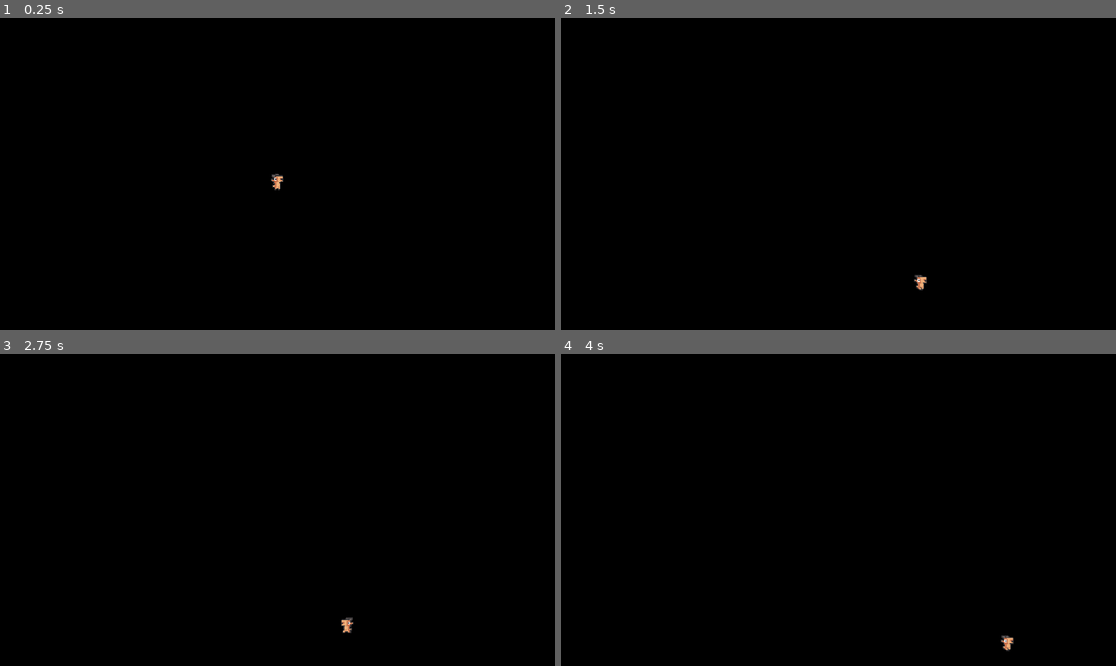
Above: before the commit, frames 1-4 (two rows, left to right).
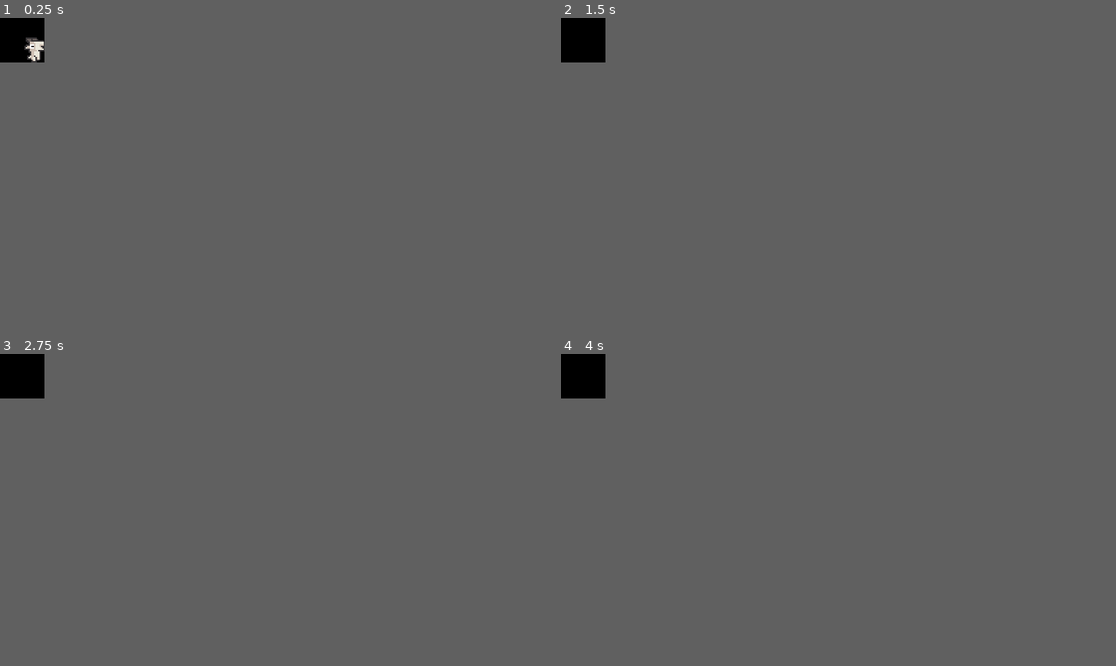
Above: after the commit, the same moments.

Repository: Razaann/My-Desktop-Goat
Game: Godot game, scene res://Scenes/game_1.tscn
Two runs of this game, one before a commit and one after it. Both use one fixed random seed, a clock stepped at 60 frames per second and the inputs below. Before the commit the project starts from res://Scenes/game.tscn.
Inputs:
- Up to frame 1 (0.25 s): no input
- Up to frame 2 (1.5 s): tap Enter (ui_accept) at 0.5, 0.6, 0.77, 1.07, 1.35 s; hold Right (ui_right) from 0.53 s (still down)
- Up to frame 3 (2.75 s): tap Enter (ui_accept) at 1.52, 1.82, 2.1 s; release Right (ui_right) at 2.03 s; hold Left (ui_left) from 2.03 s (still down)
- Up to frame 4 (4 s): release Left (ui_left) at 2.78 s; hold Right (ui_right) from 2.78 s (still down); tap Enter (ui_accept) at 2.85, 3.02, 3.32, 3.6, 3.77 s
In our replay, the window is 799x449 before the commit and 64x64 after it. These sizes can differ from the game's own. Grey fills any space a smaller window leaves; there, only what the larger window draws over its background counts as a difference.

The runs differ from the first frame. In frame 1, 0.3% of the frame differs, in the area x 4-52%, y 6-56%; in frame 2, less than 0.1%; in frame 3, less than 0.1%; in frame 4, less than 0.1%.

Commit message:
Add new game scene and update goat behavior
Introduces a new game_1 scene and script with window positioning logic. Refactors goat.gd for autonomous movement and wall collision handling, updates goat.tscn to use a new sprite and collision shape, and adjusts project settings for a small, transparent, always-on-top window. Also adds new resources and updates collision shapes for improved accuracy.

Diff:
--- a/Codes/game.gd
+++ b/Codes/game.gd
@@ -7,6 +7,12 @@
 func _ready():
 	# Set background to be transparent
 	get_tree().get_root().set_transparent_background(true)
+	get_window().mouse_passthrough = true
+
+	# Passthrough polygon (from goat)
+	var goat = $Goat
+	var poly2d: Polygon2D = goat.get_node("Polygon2D")
+	get_window().mouse_passthrough_polygon = poly2d.polygon
 
 # Called every frame. 'delta' is the elapsed time since the previous frame.
 func _process(delta):
--- /dev/null
+++ b/Codes/game_1.gd
@@ -0,0 +1,14 @@
+extends Node2D
+
+@onready var goat = $Goat
+@onready var win := get_window()
+
+# goat is 48x48, window is 64x64, so offset centers the sprite
+var offset := Vector2i(24, 922)
+
+func _physics_process(delta):
+	# NEED TO FIX THE DELAY WINDOWS
+	win.position = Vector2i(goat.global_position) + offset
+
+func _ready():
+	pass
--- a/Codes/goat.gd
+++ b/Codes/goat.gd
@@ -1,61 +1,45 @@
 extends CharacterBody2D
 
+const SPEED = 75.0
 
-const SPEED = 300.0
-const JUMP_VELOCITY = -400.0
-
-var start_position: Vector2
-@export var patrol_distance = 200.0 # Try to randomize it
-var left_limit: float
-var right_limit: float
+var move_direction: int = 0 # -1 = left, 0 = idle, 1 = right
 
 func _ready():
-	start_position = global_position
-	left_limit = start_position.x - patrol_distance / 2
-	right_limit = start_position.x + patrol_distance / 2
+	randomize()
+	choose_random_direction()
 
 func _physics_process(delta):
-	# Add the gravity.
+	# Apply gravity
 	if not is_on_floor():
 		velocity += get_gravity() * delta
 
-	# Handle jump.
-	if Input.is_action_just_pressed("ui_accept") and is_on_floor():
-		velocity.y = JUMP_VELOCITY
+	movement()
 
-	# Get the input direction and handle the movement/deceleration.
-	# As good practice, you should replace UI actions with custom gameplay actions.
-	var direction = Input.get_axis("ui_left", "ui_right")
-	if direction:
+	# Move and check collisions
+	var prev_velocity_x = velocity.x
+	move_and_slide()
+
+	# If we were moving but x-velocity becomes 0 -> we hit a wall
+	if move_direction != 0 and is_on_wall():
+		move_direction = 0
+		await get_tree().create_timer(0.5).timeout
+		move_direction *= -1  # turn around
+
+func movement():
+	if move_direction == -1:
 		$GoatSprite.play("walk")
-		if direction < 0:
-			$GoatSprite.flip_h = true
-			velocity.x = direction * SPEED
-		elif direction > 0:
-			$GoatSprite.flip_h = false
-			velocity.x = direction * SPEED
+		$GoatSprite.flip_h = true
+		velocity.x = -SPEED
+	elif move_direction == 1:
+		$GoatSprite.play("walk")
+		$GoatSprite.flip_h = false
+		velocity.x = SPEED
 	else:
 		$GoatSprite.play("idle")
 		velocity.x = move_toward(velocity.x, 0, SPEED)
 
-	move_and_slide()
-
-#func patrol_movement():
-	## Move in patrol direction
-	#velocity.x = patrol_direction * patrol_speed
-#
-	## Turn around if we reach the patrol boundaries
-	#if patrol_direction < 0 and global_position.x <= left_limit:
-		#patrol_direction = 0
-		#await get_tree().create_timer(1.0).timeout
-		#patrol_direction = 1
-	#elif patrol_direction > 0 and global_position.x >= right_limit:
-		#patrol_direction = 0
-		#await get_tree().create_timer(1.0).timeout
-		#patrol_direction = -1
-	#
-	## Flip sprite based on movement direction
-	#if patrol_direction > 0:
-		#animated_sprite.flip_h = false
-	#elif patrol_direction < 0:
-		#animated_sprite.flip_h = true
+func choose_random_direction():
+	# Pick a new random direction every 1–3 seconds
+	move_direction = randi_range(-1, 1)
+	await get_tree().create_timer(randf_range(1.5, 3.0)).timeout
+	choose_random_direction()
--- /dev/null
+++ b/Scenes/game_1.tscn
@@ -0,0 +1,31 @@
+[gd_scene load_steps=5 format=3 uid="uid://chmmqmurv0hts"]
+
+[ext_resource type="PackedScene" uid="uid://c4w3kwwijjhwi" path="res://Scenes/goat.tscn" id="1_o8rjv"]
+[ext_resource type="Script" uid="uid://2u2hmcgui0jn" path="res://Codes/game_1.gd" id="1_oux1a"]
+
+[sub_resource type="RectangleShape2D" id="RectangleShape2D_5ifk3"]
+size = Vector2(1080, 8)
+
+[sub_resource type="RectangleShape2D" id="RectangleShape2D_o8rjv"]
+size = Vector2(8, 64)
+
+[node name="Game1" type="Node2D"]
+script = ExtResource("1_oux1a")
+
+[node name="Wall" type="StaticBody2D" parent="."]
+
+[node name="CollisionShape2D" type="CollisionShape2D" parent="Wall"]
+position = Vector2(540, 68)
+shape = SubResource("RectangleShape2D_5ifk3")
+
+[node name="CollisionShape2D2" type="CollisionShape2D" parent="Wall"]
+position = Vector2(4, 32)
+shape = SubResource("RectangleShape2D_o8rjv")
+
+[node name="CollisionShape2D3" type="CollisionShape2D" parent="Wall"]
+position = Vector2(1076, 32)
+shape = SubResource("RectangleShape2D_o8rjv")
+
+[node name="Goat" parent="." instance=ExtResource("1_o8rjv")]
+position = Vector2(32, 45)
+scale = Vector2(2, 2)
--- a/Scenes/goat.tscn
+++ b/Scenes/goat.tscn
@@ -1,75 +1,69 @@
 [gd_scene load_steps=15 format=3 uid="uid://c4w3kwwijjhwi"]
 
 [ext_resource type="Script" uid="uid://bx3g6awh2m2vy" path="res://Codes/goat.gd" id="1_ickow"]
-[ext_resource type="Texture2D" uid="uid://bb6d7fdkmwf18" path="res://Assets/Goat Characters/brown.png" id="1_sfahy"]
-[ext_resource type="Shape2D" uid="uid://c0yji0om1grgb" path="res://Scenes/goatcol.tres" id="3_jsmmk"]
+[ext_resource type="Texture2D" uid="uid://ccgwnax31cr7" path="res://Assets/Goat Characters/white.png" id="2_jsmmk"]
+[ext_resource type="Shape2D" uid="uid://d3warehuaiqm0" path="res://Scenes/goatcol1.tres" id="3_jsmmk"]
 
-[sub_resource type="AtlasTexture" id="AtlasTexture_ickow"]
-atlas = ExtResource("1_sfahy")
+[sub_resource type="AtlasTexture" id="AtlasTexture_umr8r"]
+atlas = ExtResource("2_jsmmk")
 region = Rect2(0, 0, 24, 24)
 
-[sub_resource type="AtlasTexture" id="AtlasTexture_jsmmk"]
-atlas = ExtResource("1_sfahy")
+[sub_resource type="AtlasTexture" id="AtlasTexture_icpbp"]
+atlas = ExtResource("2_jsmmk")
 region = Rect2(24, 0, 24, 24)
 
-[sub_resource type="AtlasTexture" id="AtlasTexture_umr8r"]
-atlas = ExtResource("1_sfahy")
+[sub_resource type="AtlasTexture" id="AtlasTexture_33es1"]
+atlas = ExtResource("2_jsmmk")
 region = Rect2(48, 0, 24, 24)
 
-[sub_resource type="AtlasTexture" id="AtlasTexture_icpbp"]
-atlas = ExtResource("1_sfahy")
+[sub_resource type="AtlasTexture" id="AtlasTexture_ry7rs"]
+atlas = ExtResource("2_jsmmk")
 region = Rect2(72, 0, 24, 24)
 
-[sub_resource type="AtlasTexture" id="AtlasTexture_33es1"]
-atlas = ExtResource("1_sfahy")
+[sub_resource type="AtlasTexture" id="AtlasTexture_8e7cv"]
+atlas = ExtResource("2_jsmmk")
 region = Rect2(0, 24, 24, 24)
 
-[sub_resource type="AtlasTexture" id="AtlasTexture_ry7rs"]
-atlas = ExtResource("1_sfahy")
+[sub_resource type="AtlasTexture" id="AtlasTexture_cjgif"]
+atlas = ExtResource("2_jsmmk")
 region = Rect2(24, 24, 24, 24)
 
-[sub_resource type="AtlasTexture" id="AtlasTexture_8e7cv"]
-atlas = ExtResource("1_sfahy")
+[sub_resource type="AtlasTexture" id="AtlasTexture_8ghs4"]
+atlas = ExtResource("2_jsmmk")
 region = Rect2(48, 24, 24, 24)
 
-[sub_resource type="AtlasTexture" id="AtlasTexture_cjgif"]
-atlas = ExtResource("1_sfahy")
+[sub_resource type="AtlasTexture" id="AtlasTexture_5f133"]
+atlas = ExtResource("2_jsmmk")
 region = Rect2(72, 24, 24, 24)
 
-[sub_resource type="AtlasTexture" id="AtlasTexture_8ghs4"]
-atlas = ExtResource("1_sfahy")
+[sub_resource type="AtlasTexture" id="AtlasTexture_rtwph"]
+atlas = ExtResource("2_jsmmk")
 region = Rect2(96, 24, 24, 24)
 
-[sub_resource type="AtlasTexture" id="AtlasTexture_5f133"]
-atlas = ExtResource("1_sfahy")
+[sub_resource type="AtlasTexture" id="AtlasTexture_pxrjg"]
+atlas = ExtResource("2_jsmmk")
 region = Rect2(120, 24, 24, 24)
 
 [sub_resource type="SpriteFrames" id="SpriteFrames_33es1"]
 animations = [{
 "frames": [{
 "duration": 1.0,
-"texture": SubResource("AtlasTexture_ickow")
-}, {
-"duration": 1.0,
-"texture": SubResource("AtlasTexture_jsmmk")
-}, {
-"duration": 1.0,
 "texture": SubResource("AtlasTexture_umr8r")
 }, {
 "duration": 1.0,
 "texture": SubResource("AtlasTexture_icpbp")
-}],
-"loop": true,
-"name": &"idle",
-"speed": 7.0
 }, {
-"frames": [{
 "duration": 1.0,
 "texture": SubResource("AtlasTexture_33es1")
 }, {
 "duration": 1.0,
 "texture": SubResource("AtlasTexture_ry7rs")
+}],
+"loop": true,
+"name": &"idle",
+"speed": 5.0
 }, {
+"frames": [{
 "duration": 1.0,
 "texture": SubResource("AtlasTexture_8e7cv")
 }, {
@@ -81,6 +75,12 @@
 }, {
 "duration": 1.0,
 "texture": SubResource("AtlasTexture_5f133")
+}, {
+"duration": 1.0,
+"texture": SubResource("AtlasTexture_rtwph")
+}, {
+"duration": 1.0,
+"texture": SubResource("AtlasTexture_pxrjg")
 }],
 "loop": true,
 "name": &"walk",
@@ -90,14 +90,11 @@
 [node name="Goat" type="CharacterBody2D"]
 script = ExtResource("1_ickow")
 
+[node name="GoatCollision" type="CollisionShape2D" parent="."]
+shape = ExtResource("3_jsmmk")
+
 [node name="GoatSprite" type="AnimatedSprite2D" parent="."]
-scale = Vector2(3, 3)
 sprite_frames = SubResource("SpriteFrames_33es1")
-animation = &"walk"
+animation = &"idle"
 autoplay = "idle"
-frame_progress = 0.195401
-
-[node name="GoatCollision" type="CollisionShape2D" parent="."]
-position = Vector2(-0.5, -0.5)
-scale = Vector2(3, 3)
-shape = ExtResource("3_jsmmk")
+frame_progress = 0.958551
--- a/Scenes/goatcol.tres
+++ b/Scenes/goatcol.tres
@@ -1,4 +1,4 @@
 [gd_resource type="RectangleShape2D" format=3 uid="uid://c0yji0om1grgb"]
 
 [resource]
-size = Vector2(15, 19)
+size = Vector2(14, 18)
--- /dev/null
+++ b/Scenes/goatcol1.tres
@@ -0,0 +1,5 @@
+[gd_resource type="CapsuleShape2D" format=3 uid="uid://d3warehuaiqm0"]
+
+[resource]
+radius = 7.0
+height = 18.0
--- a/project.godot
+++ b/project.godot
@@ -10,21 +10,24 @@
 
 [application]
 
-config/name="Desktop Goat"
-run/main_scene="uid://2l2bpnkkkdwq"
+config/name="My Desktop Goat"
+run/main_scene="uid://chmmqmurv0hts"
 config/features=PackedStringArray("4.4", "Forward Plus")
-config/icon="res://icon.svg"
+boot_splash/show_image=false
+config/icon="uid://0x75u2e18gka"
 
 [display]
 
-window/size/viewport_width=1920
-window/size/viewport_height=1080
-window/size/mode=3
+window/size/viewport_width=64
+window/size/viewport_height=64
+window/size/resizable=false
 window/size/borderless=true
+window/size/always_on_top=true
 window/size/transparent=true
 window/per_pixel_transparency/allowed=true
 
 [rendering]
 
 textures/canvas_textures/default_texture_filter=0
+environment/defaults/default_clear_color=Color(0.301961, 0.301961, 0.301961, 0)
 viewport/transparent_background=true
Not shown, added: Codes/game_1.gd.uid
Binary file added: icon.png
Not shown, added: icon.png.import
Not shown, added: Scenes/game_1.tscn2106425666.tmp
